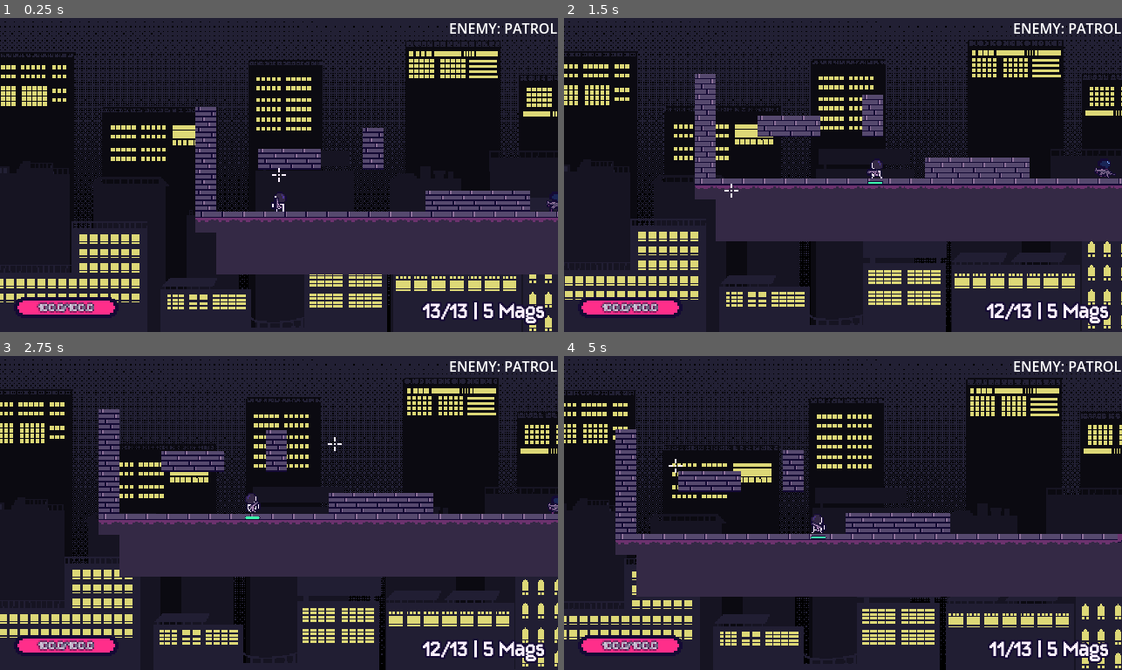
Above: before the commit, frames 1-4 (two rows, left to right).
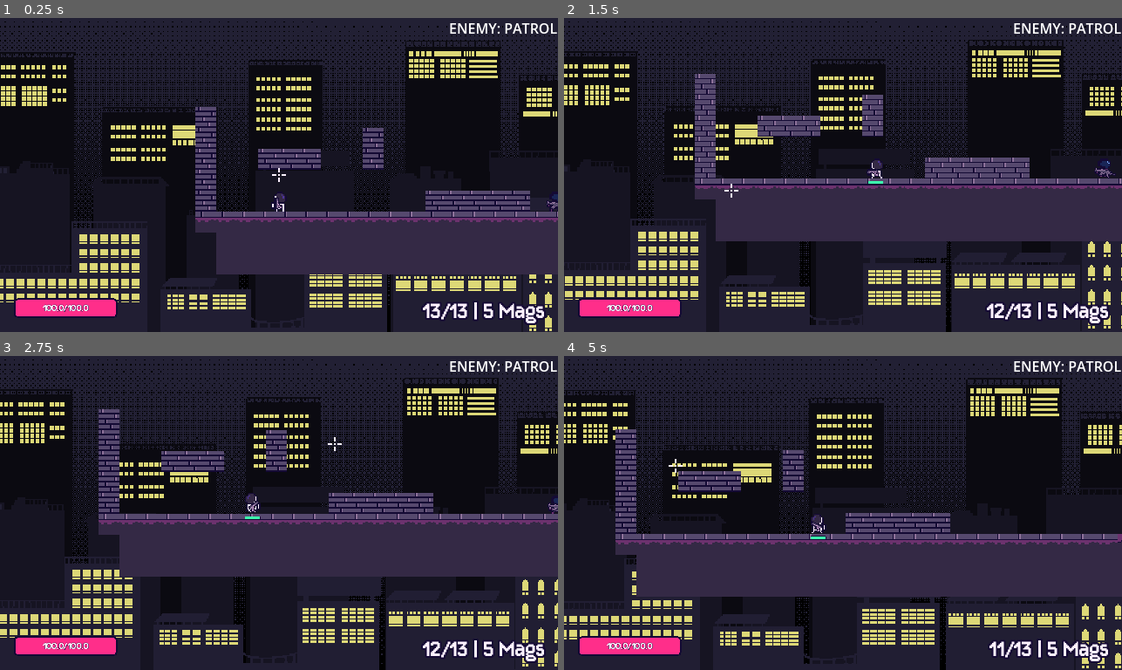
Above: after the commit, the same moments.

Repository: kyteidev/rogueshot
Game: Godot game, scene res://scenes/game_debug.tscn
Same seed, same stepped clock (60 frames per second), same inputs: the game is played once before the commit and once after it.
Inputs (mouse positions are in pixels of both pictures, inside the frame that each line leads up to):
- Up to frame 1 (0.25 s): no input
- Up to frame 2 (1.5 s): move the mouse to (965, 159) at 0.52 s; press the mouse at (965, 159) at 0.53 s; hold D (player_right) from 0.53 s (still down); tap W (player_jump) at 0.77 s; move the mouse to (731, 190) at 1.27 s; release the mouse at (731, 190) at 1.28 s; tap Shift (player_sprint) at 1.35 s
- Up to frame 3 (2.75 s): tap W (player_jump) at 1.52 s; move the mouse to (334, 443) at 2.02 s; release D (player_right) at 2.03 s; hold A (player_left) from 2.03 s (still down); tap 1 (weapon_1) at 2.1 s
- Up to frame 4 (5 s): move the mouse to (815, 575) at 2.77 s; release A (player_left) at 2.78 s; hold D (player_right) 2.78-4.28 s; tap 2 (weapon_2) at 2.85 s; tap W (player_jump) at 3.02, 3.77, 4.52 s; move the mouse to (1010, 560) at 3.52 s; tap Q (weapon_cycle) at 3.6 s; move the mouse to (675, 465) at 4.27 s; hold A (player_left) from 4.28 s (still down); click (675, 465) at 4.35 s

The runs differ from the first frame. In frame 1, 0.5% of the frame differs, in the area x 2-22%, y 88-95%; in frame 2, 0.5%; in frame 3, 0.5%; in frame 4, 0.6%, in the area x 2-48%, y 57-95%.

Commit message:
make health and stamina bar higher res

Diff:
--- a/scenes/characters/player.tscn
+++ b/scenes/characters/player.tscn
@@ -192,10 +192,10 @@
 anchor_bottom = 1.0
 offset_left = -6.0
 offset_top = 2.0
-offset_right = 54.0
-offset_bottom = 14.0
+offset_right = 232.0
+offset_bottom = 48.0
 grow_vertical = 0
-scale = Vector2(0.2, 0.2)
+scale = Vector2(0.05, 0.05)
 texture = ExtResource("4_atpat")
 stretch_mode = 2
 
--- a/scenes/hud.tscn
+++ b/scenes/hud.tscn
@@ -8,7 +8,7 @@
 
 [sub_resource type="LabelSettings" id="LabelSettings_nxcxh"]
 font = ExtResource("5_047uy")
-font_size = 6
+font_size = 20
 font_color = Color(0.99215686, 0.94509804, 1, 1)
 outline_size = 2
 outline_color = Color(0.08235294, 0.039215688, 0.20392157, 1)
@@ -38,21 +38,22 @@
 anchor_top = 1.0
 anchor_bottom = 1.0
 offset_left = 16.0
-offset_top = -40.0
-offset_right = 76.0
-offset_bottom = -28.0
+offset_top = -39.0
+offset_right = 254.0
+offset_bottom = 7.0
 grow_vertical = 0
-scale = Vector2(2, 2)
+scale = Vector2(0.5, 0.5)
 texture = ExtResource("3_uo2fv")
 stretch_mode = 2
 
 [node name="HealthBar" type="TextureProgressBar" parent="HealthBarOutline" unique_id=378917694]
 z_index = 1
 layout_mode = 1
-offset_left = 2.0
-offset_top = 2.0
-offset_right = 58.0
-offset_bottom = 10.0
+anchors_preset = 15
+anchor_right = 1.0
+anchor_bottom = 1.0
+grow_horizontal = 2
+grow_vertical = 2
 value = 50.0
 texture_progress = ExtResource("5_uo2fv")
 tint_progress = Color(1, 0.18039216, 0.5411765, 1)
@@ -77,10 +78,11 @@
 
 [node name="HealthLossBar" type="TextureProgressBar" parent="HealthBarOutline" unique_id=210656281]
 layout_mode = 1
-offset_left = 2.0
-offset_top = 2.0
-offset_right = 58.0
-offset_bottom = 10.0
+anchors_preset = 15
+anchor_right = 1.0
+anchor_bottom = 1.0
+grow_horizontal = 2
+grow_vertical = 2
 value = 100.0
 texture_progress = ExtResource("5_uo2fv")
 tint_progress = Color(0.99215686, 0.94509804, 1, 1)
Binary file changed: assets/sprites/bar/bar-base.png
Binary file changed: assets/sprites/bar/bar-progress.png
